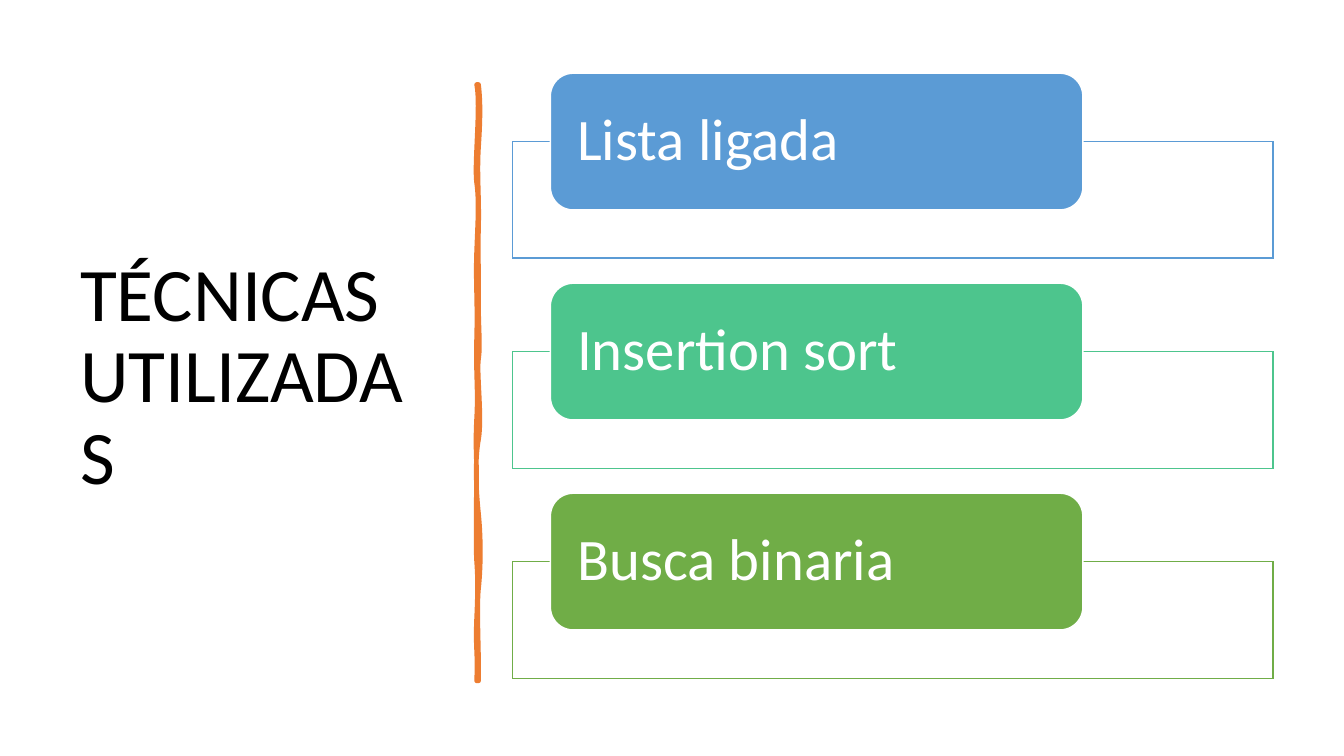
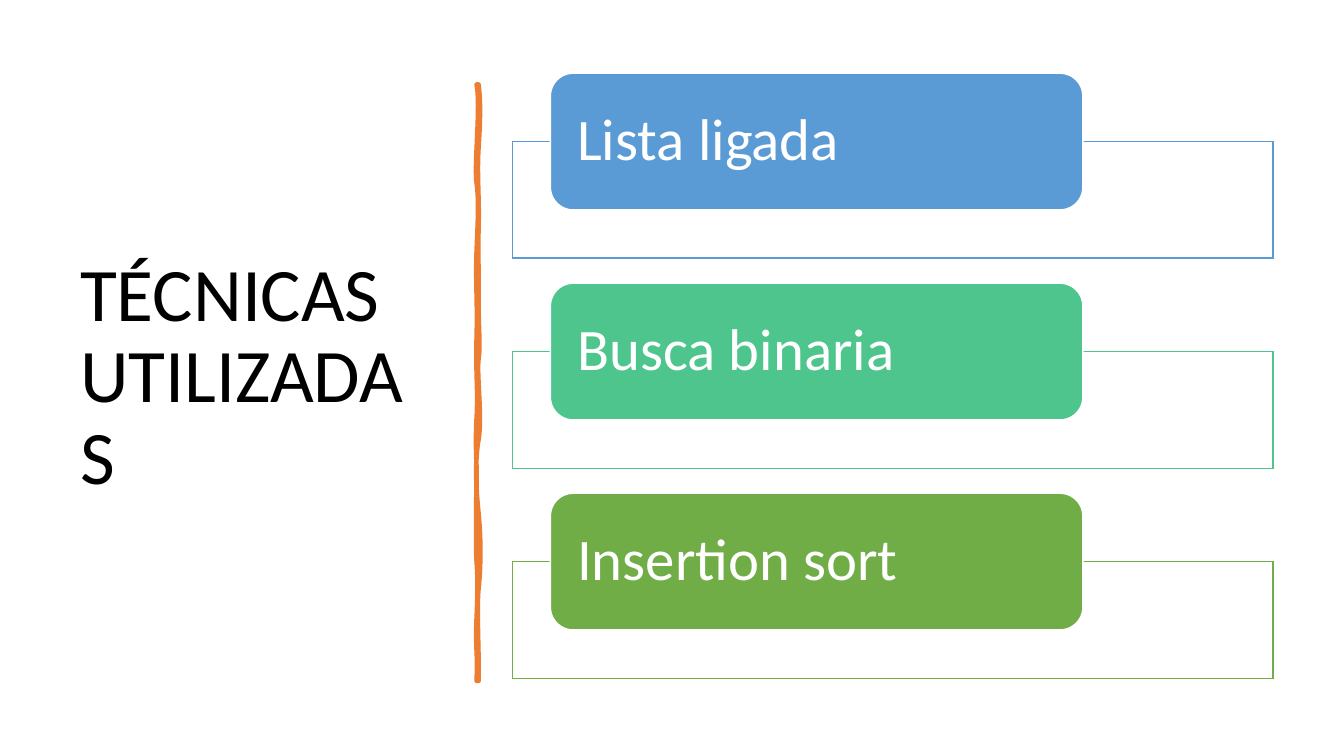
Before and after one commit to SamuelBatis/projeto-biblioteca-bs, a slide deck: slide 4 of Documentos/Apresentacao.pptx. Drawn at 1344x756 pixels with LibreOffice and Linux fonts; fonts in the diff are those of the drawing; background and template pictures are left out. Boxes give left, top, right and bottom in pixels: in the first picture for what was removed or moved away, otherwise in the second. Text is boxed around its words. In the diff, an @@ line names an element or a change of style, - is before the commit and + after.

Commit message:
Att ppt

```diff
--- a/Documentos/Apresentacao.pptx
+++ b/Documentos/Apresentacao.pptx
@@ text "Busca binaria": place and size @@
-text "Busca binaria" at box(577, 539, 894, 581)
+text "Busca binaria" at box(577, 329, 894, 371)
@@ text "Insertion sort": place and size @@
-text "Insertion sort" at box(577, 329, 897, 371)
+text "Insertion sort" at box(577, 539, 897, 581)
```
Also in this commit, not shown: 1 other file.
